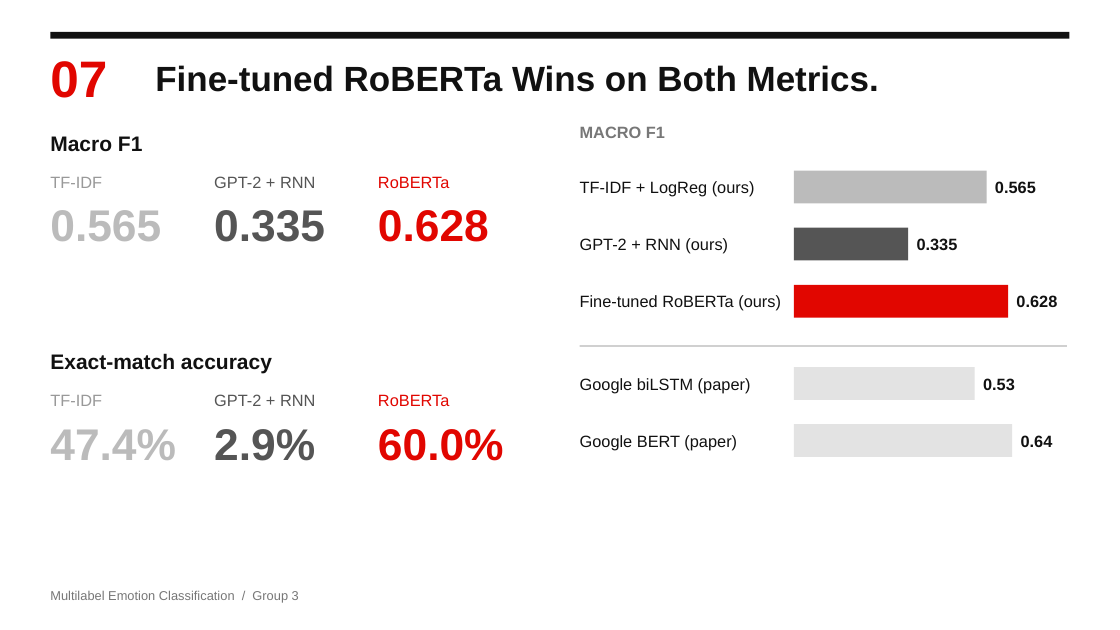
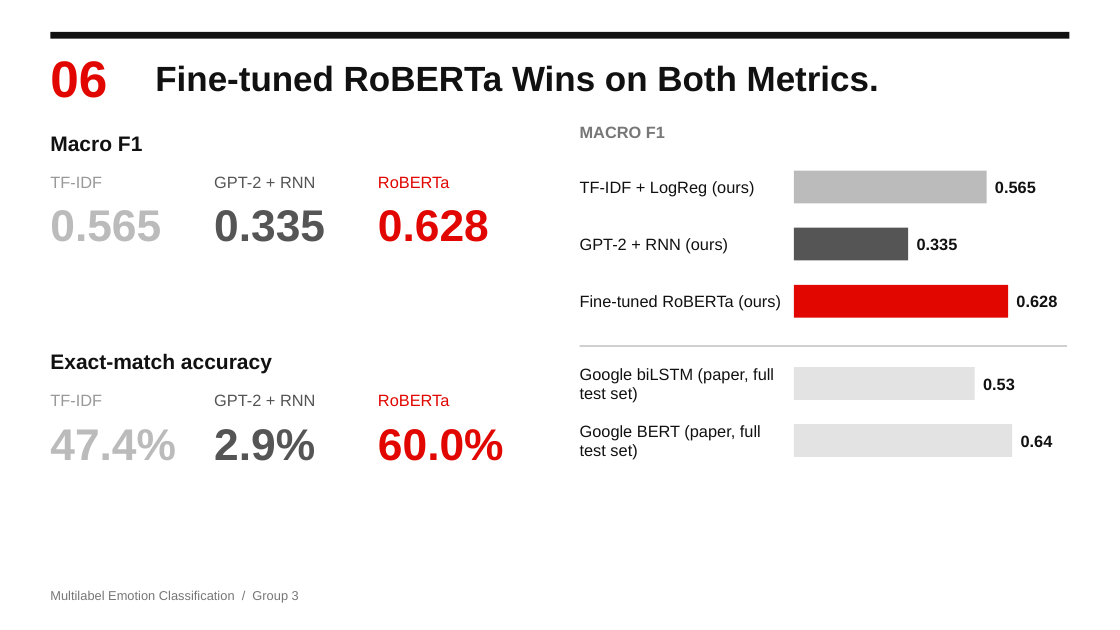
Before and after one commit to Ephab/NLP-Project, a slide deck: slide 6 of Emotion_Classification_Presentation.pptx (slide 7 before the commit). Drawn at 1120x630 pixels with LibreOffice and Linux fonts; fonts in the diff are those of the drawing. Boxes give left, top, right and bottom in pixels: in the first picture for what was removed or moved away, otherwise in the second. Text is boxed around its words. In the diff, an @@ line names an element or a change of style, - is before the commit and + after.

```diff
--- a/Emotion_Classification_Presentation.pptx
+++ b/Emotion_Classification_Presentation.pptx
@@ text at box(50, 61, 107, 98): text changed @@
-07
+06
@@ text at box(580, 368, 774, 403): text changed @@
-Google biLSTM (paper)
+Google biLSTM (paper, full test set)
@@ text at box(580, 425, 761, 460): text changed @@
-Google BERT (paper)
+Google BERT (paper, full test set)
```
Also in this commit, not shown: 7 other slides changed, 1 slide removed, 2 other files.
